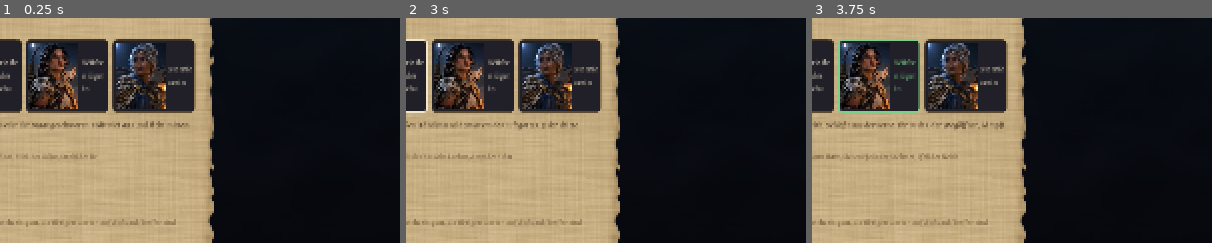
Above: before the commit, frames 1-3 (left to right).
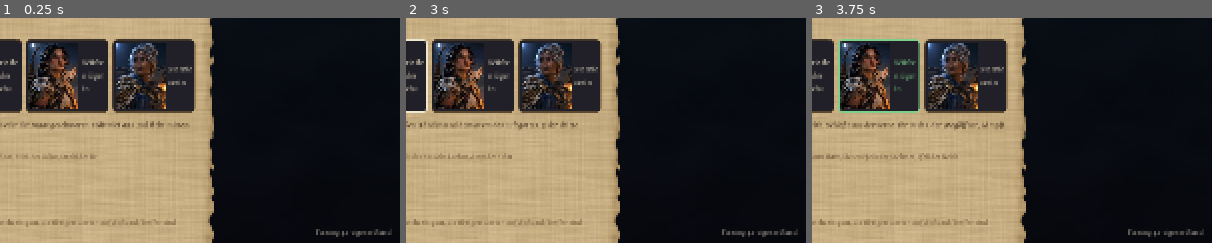
Above: after the commit, the same moments.

Repository: Horemhabb/Feder-und-Herz
Game: Godot game, scene res://main.tscn
Same seed, same stepped clock (60 frames per second), same inputs: the game is played once before the commit and once after it.
Inputs (mouse positions are % of the whole screen's width and height, from its top left):
- Up to frame 1 (0.25 s): no input
- Up to frame 2 (3 s): click "Normal" at 0.5 s; click "Normal" at 1.25 s; click (34, 63) at 2.02 s; click (44, 63) at 2.77 s
- Up to frame 3 (3.75 s): click (55, 63) at 3.52 s
The pictures show only the part of the screen within x 47-97%, y 50-100%; the shares and areas given below are measured in that part.

The runs differ from the first frame. In frame 1, 0.3% of the frame differs, in the area x 79-98%, y 93-98%; in frame 2, 0.3%; in frame 3, 0.3%.

Commit message:
Fassungsnummer auf dem Titel und im Menü
Spiel.FASSUNG (4.1) plus Bau: GitHub schreibt beim Veröffentlichen Nummer,
Zeit und Stand in scripts/bau.gd, am eigenen Rechner steht „eigener Stand“.

Co-Authored-By: Claude Opus 5.5 <noreply@anthropic.com>
Claude-Session: https://claude.ai/code/session_017wc3KCALYff8QNEXmNCsuD

Diff:
--- /dev/null
+++ b/herz-und-feder-3d/scripts/bau.gd
@@ -0,0 +1,2 @@
+# Wird beim Veröffentlichen von GitHub überschrieben (.github/workflows/bauen.yml): Baunummer, Zeit und Stand.
+const TEXT := "eigener Stand"
--- a/herz-und-feder-3d/scripts/hud.gd
+++ b/herz-und-feder-3d/scripts/hud.gd
@@ -919,6 +919,14 @@
 		schleier.set_anchors_preset(Control.PRESET_FULL_RECT)
 		schleier.mouse_filter = Control.MOUSE_FILTER_IGNORE
 		overlay.add_child(schleier)
+		# Fassung unten rechts, klein: welcher Stand läuft hier (Web oder eigener Rechner)?
+		var fassung := _label(Spiel.fassung_txt(), 12, DIM)
+		fassung.set_anchors_preset(Control.PRESET_BOTTOM_RIGHT)
+		fassung.grow_horizontal = Control.GROW_DIRECTION_BEGIN
+		fassung.grow_vertical = Control.GROW_DIRECTION_BEGIN
+		fassung.position -= Vector2(12, 8)
+		fassung.mouse_filter = Control.MOUSE_FILTER_IGNORE
+		overlay.add_child(fassung)
 	var sc := ScrollContainer.new()
 	sc.set_anchors_preset(Control.PRESET_FULL_RECT)
 	sc.horizontal_scroll_mode = ScrollContainer.SCROLL_MODE_DISABLED
--- a/herz-und-feder-3d/scripts/menue.gd
+++ b/herz-und-feder-3d/scripts/menue.gd
@@ -90,6 +90,7 @@
 	v.add_child(_knopf("Neue Figur anlegen", false, func(): geh("figur"), true, 360))
 	add_child(mitte)
 	add_child(hud._para("Dein Fortschritt wird laufend gespeichert.", 12, Hud.DIM, true))
+	add_child(hud._para(Spiel.fassung_txt(), 11, Hud.DIM, true))
 
 func _lexikon() -> void:
 	_kopf("Lexikon")
--- a/herz-und-feder-3d/scripts/spiel.gd
+++ b/herz-und-feder-3d/scripts/spiel.gd
@@ -6,7 +6,15 @@
 const DATEI := "user://spielstand.json"
 var schau_gesehen := false   # „-- --schau“ öffnet den Schaukasten nur beim Start, nicht bei der Rückkehr ins Spiel
 var neu3d := true    # seit 2.5 stammen alle Figuren aus der Figurenfabrik
-const VERSION := 1
+const VERSION := 1   # Aufbau des Spielstands (nicht die Fassung)
+# Fassung des Spiels, sichtbar auf dem Titel und im Menü. Bei jeder Änderung, die man im Spiel merkt, erhöhen.
+# Dahinter steht der Bau: GitHub schreibt beim Veröffentlichen Nummer, Zeit und Stand in scripts/bau.gd,
+# am eigenen Rechner steht dort „eigener Stand“. So lässt sich die Webfassung vom PC unterscheiden.
+const FASSUNG := "4.1"
+
+func fassung_txt() -> String:
+	var bau = load("res://scripts/bau.gd")
+	return "Fassung %s · %s" % [FASSUNG, bau.TEXT if bau else "?"]
 
 # Klassen, Fähigkeiten und Baum stehen in klassen.gd
 var CLS: Dictionary:
Not shown, added: herz-und-feder-3d/scripts/bau.gd.uid
